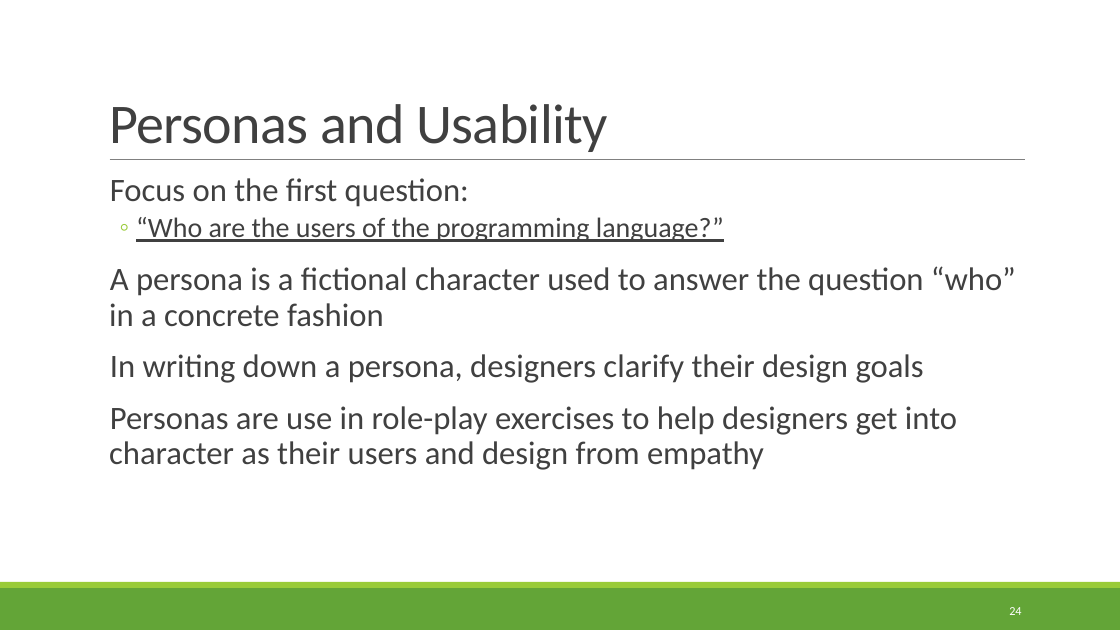
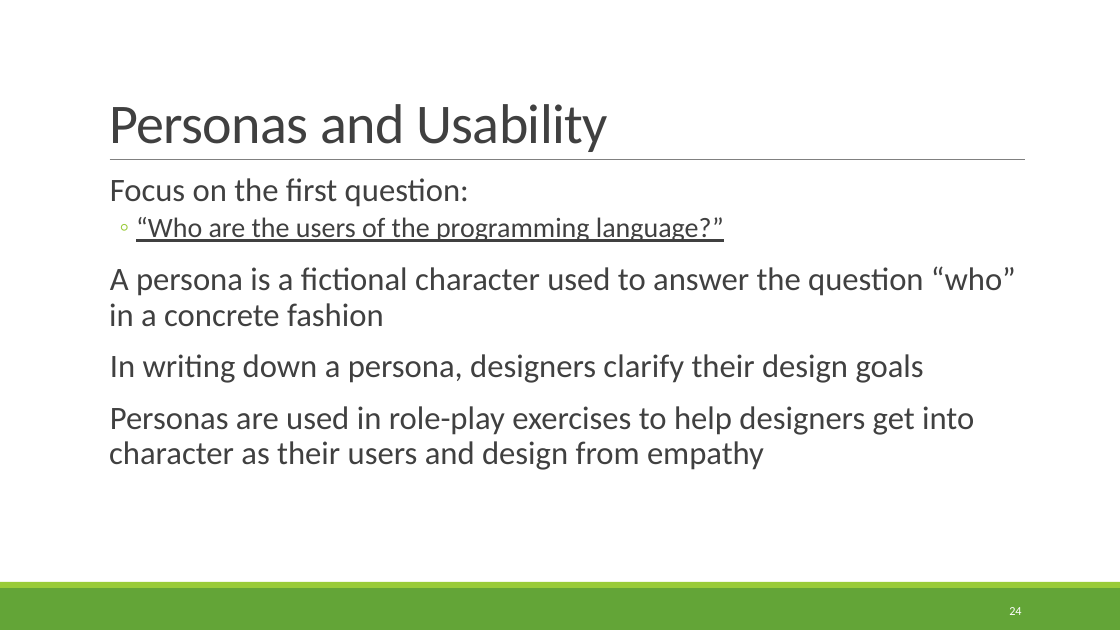
Before and after one commit to rbohrer/pl-course, a slide deck: slide 24 of LectureSlides/08Design1.pptx. Drawn at 1120x630 pixels with LibreOffice and Linux fonts; fonts in the diff are those of the drawing. Boxes give left, top, right and bottom in pixels: in the first picture for what was removed or moved away, otherwise in the second. Text is boxed around its words. In the diff, an @@ line names an element or a change of style, - is before the commit and + after.

```diff
--- a/LectureSlides/08Design1.pptx
+++ b/LectureSlides/08Design1.pptx
@@ text at <box>109,406,974,470</box>: text changed @@
-  Personas are use in role-play exercises to help designers get into character as their users and design from empathy
+  Personas are used in role-play exercises to help designers get into character as their users and design from empathy
```
Also in this commit, not shown: 1 other slide changed.
